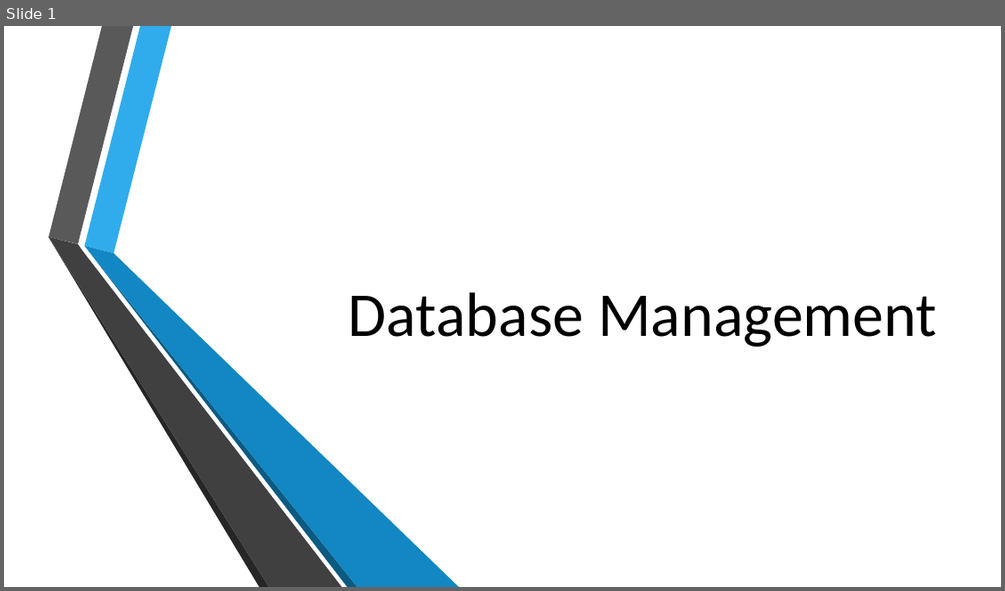
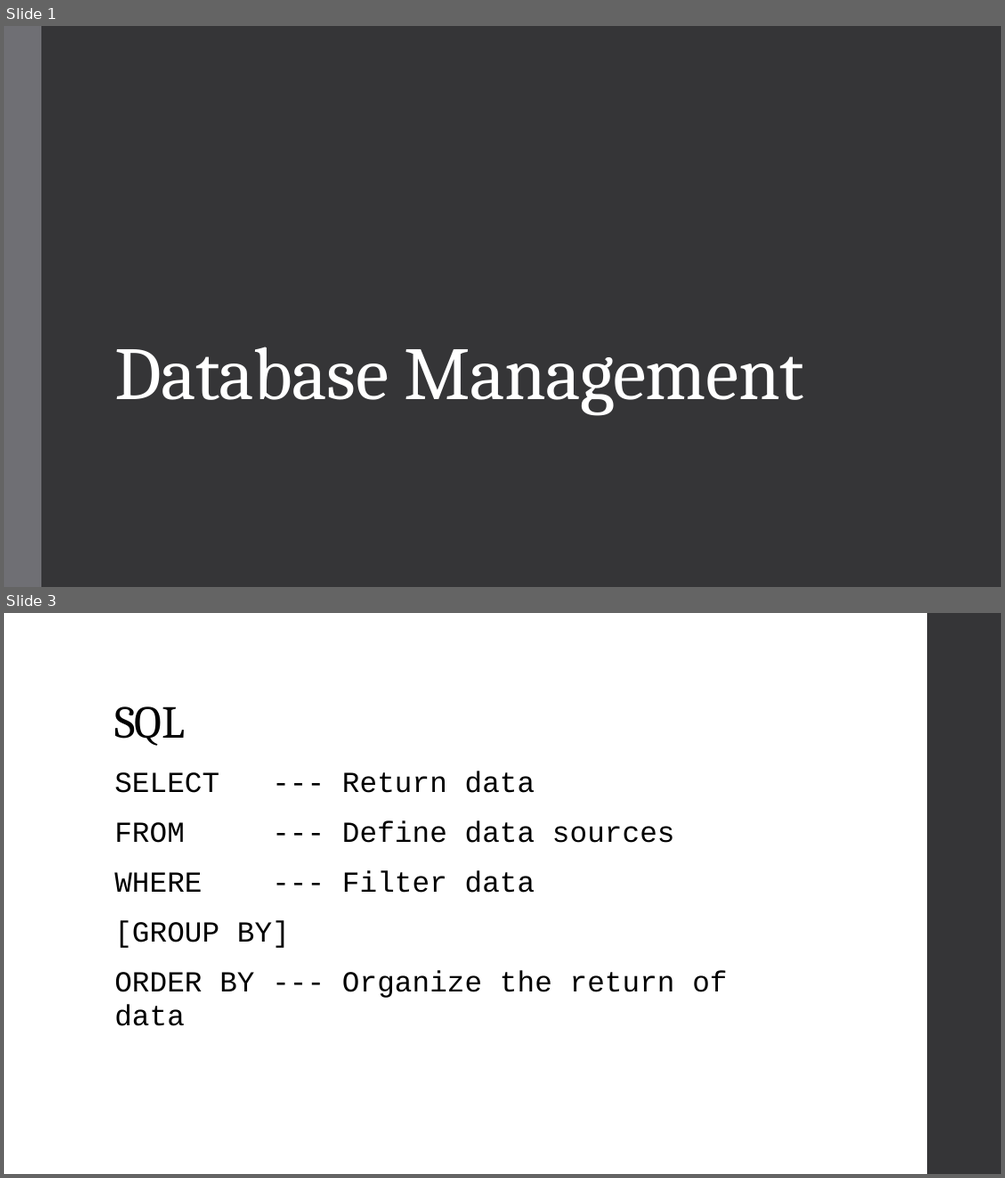
Before and after one commit to MGIS-UMN/GIS5577_week3, a slide deck: Database_Management.odp. Shown one above the other, each under a label of ours: slide 1 before the commit, slides 1 and 3 after it; the slides between them are not shown. The pictures are 1005x591 and 1005x1178 pixels, drawn with LibreOffice and Linux fonts; fonts in the diff are those of the drawing; background and template pictures are left out. Boxes give left, top, right and bottom in pixels: in the first picture for what was removed or moved away, otherwise in the second. Text is boxed around its words. In the diff, an @@ line names an element or a change of style, - is before the commit and + after.

```diff
--- a/Database_Management.odp
+++ b/Database_Management.odp
@@ slide 3 added at (4,613,1001,1174), background #FFFFFF @@
@@ freeform shape added at (928,613,1001,1174), fill #353537 @@
@@ title added at (114,706,185,746), 44 pt, text #000000 @@
+SQL
@@ text added at (114,771,727,1026), 28 pt, text #000000 @@
+SELECT --- Return data
+FROM --- Define data sources
+WHERE --- Filter data
+[GROUP BY]
+ORDER BY --- Organize the return of data
@@ slide 1 changed as well @@
@@ background picture (left out) to #353537 @@
@@ freeform shape added at (4,26,41,587), fill #6F6F74 @@
@@ title "Database Management": place and size @@
-title "Database Management" at (348,292,937,346)
+title "Database Management" at (114,346,803,415)
@@ title "Database Management" at (114,346,803,415): size 60 to 72 pt, font Calibri to Cambria, text colour #000000 to #FFFFFF, letter spacing 0 to -0.5 pt; alignment right to left; line spacing 1 to 0.85 @@
@@ group removed at (48,26,460,587): 6 freeform shapes @@
```
Also in this commit, not shown: 40 other slides changed, 4 other slides added, 3 other files.
